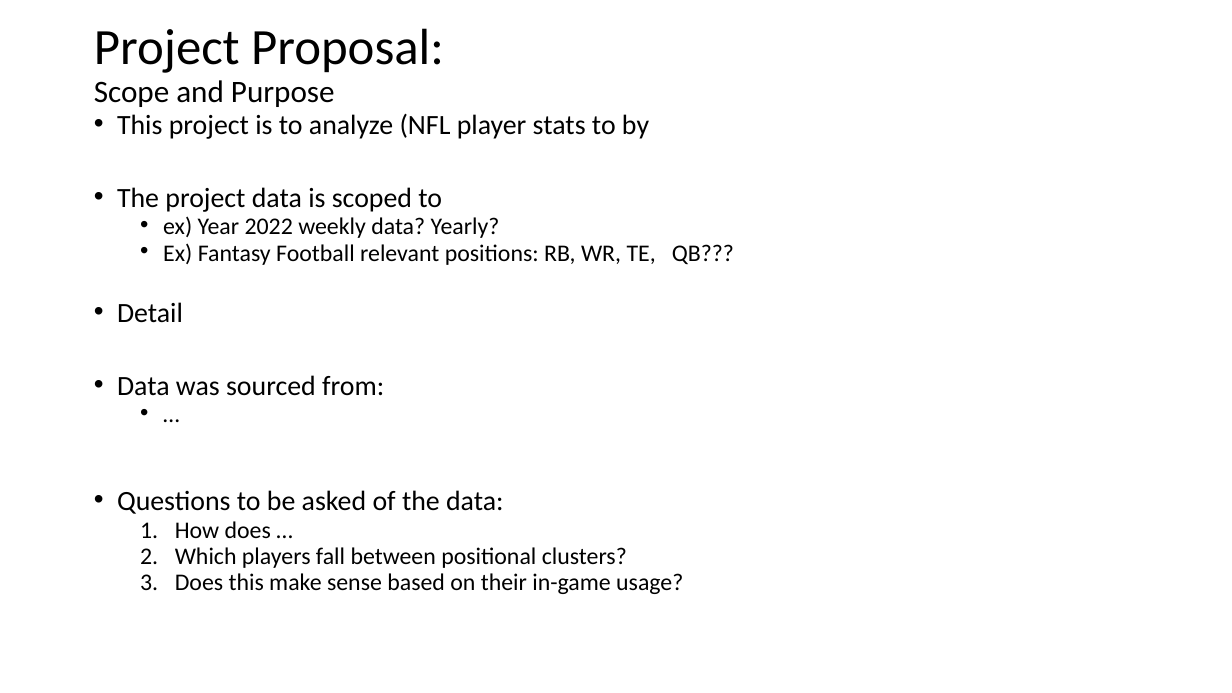
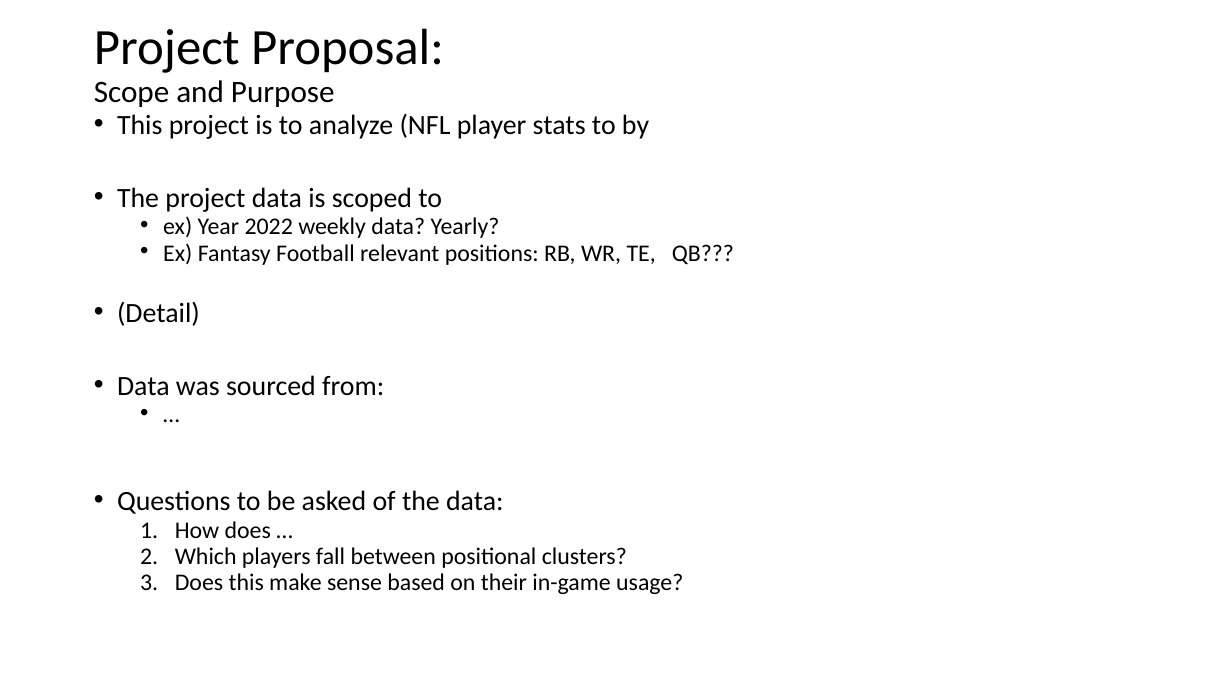
Before and after one commit to Evdawg/Project_4_FF_ML, a slide deck: slide 2 of Project_3_outline.pptm. Drawn at 1232x693 pixels with LibreOffice and Linux fonts; fonts in the diff are those of the drawing. Boxes give left, top, right and bottom in pixels: in the first picture for what was removed or moved away, otherwise in the second. Text is boxed around its words. In the diff, an @@ line names an element or a change of style, - is before the commit and + after.

Commit message:
ERS: Add README template. Update project outline template.

```diff
--- a/Project_3_outline.pptm
+++ b/Project_3_outline.pptm
@@ text at (117,302,200,326): text changed @@
-• Detail
+• (Detail)
```
Also in this commit, not shown: 1 other slide changed, 1 other file.
